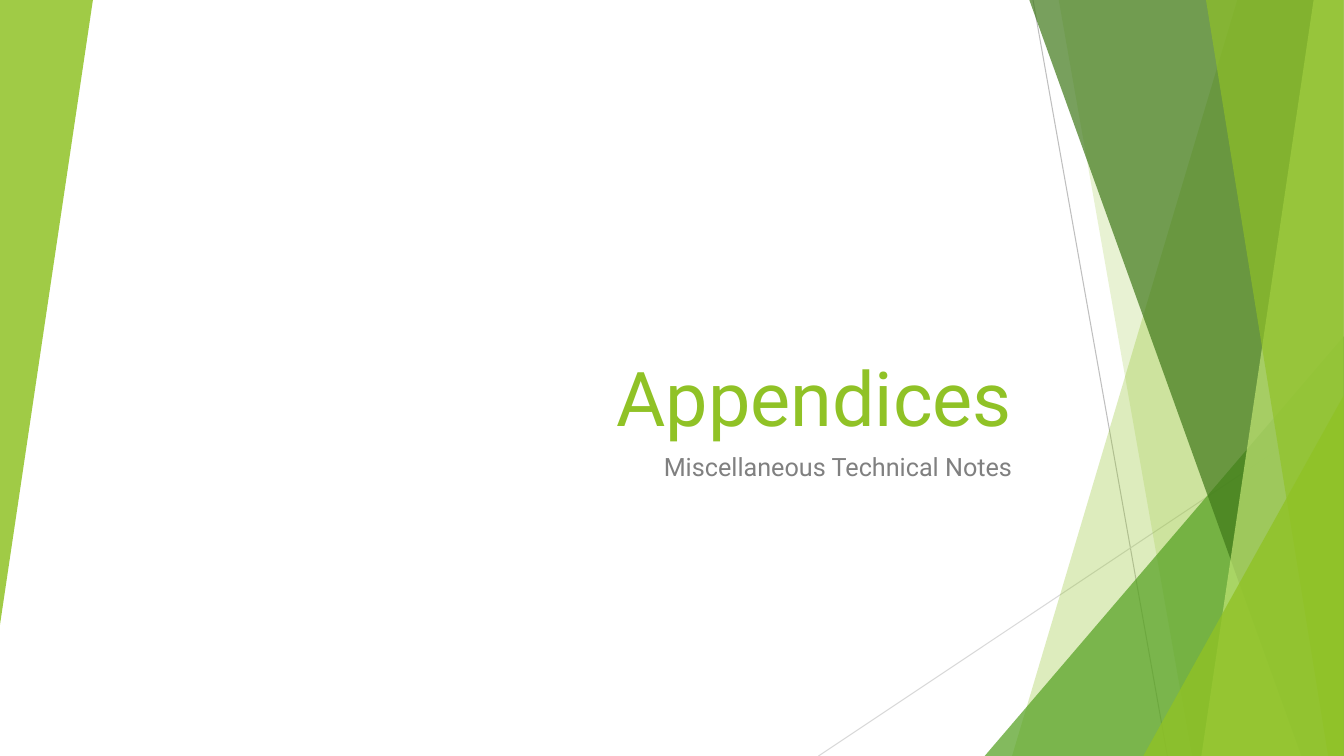
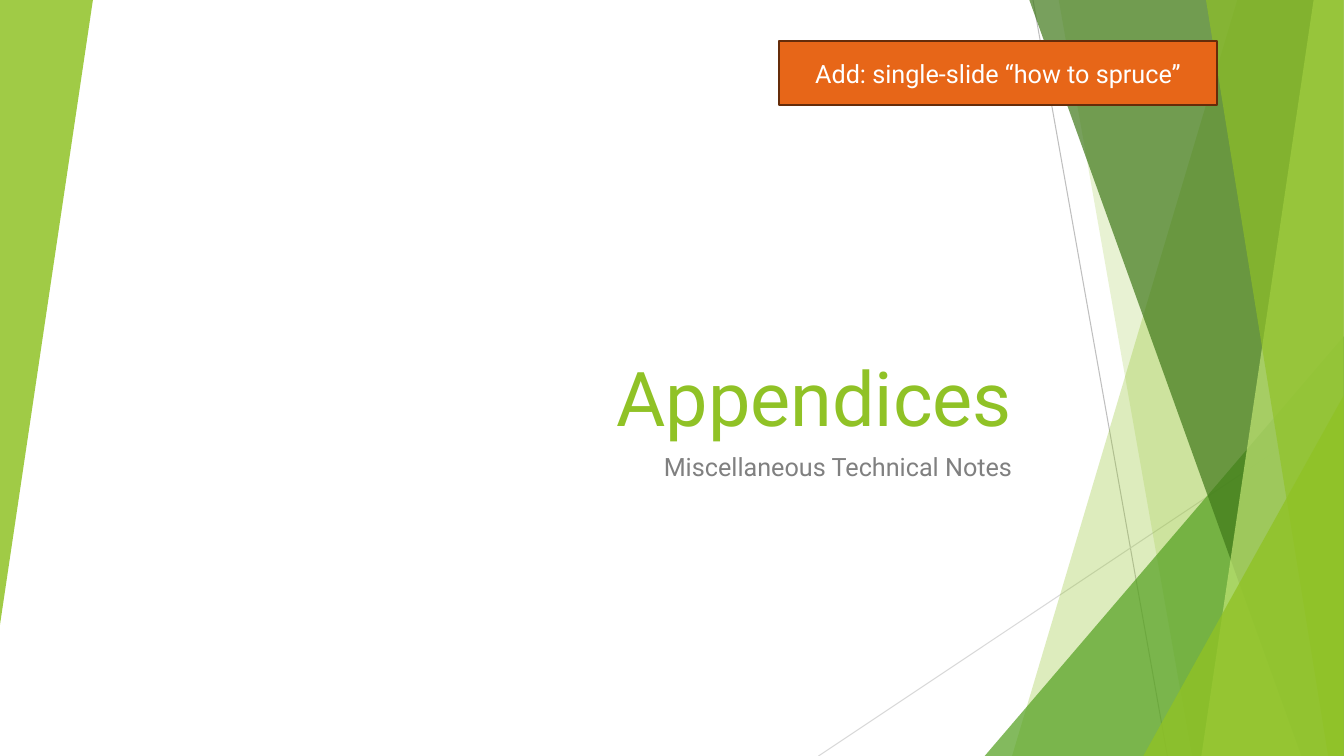
Before and after one commit to AlexLabram/Bonsai, a slide deck: slide 33 of Courseware/Bonsai On A Budget (running).pptx. Drawn at 1344x756 pixels with LibreOffice and Linux fonts; fonts in the diff are those of the drawing. Boxes give left, top, right and bottom in pixels: in the first picture for what was removed or moved away, otherwise in the second. Text is boxed around its words. In the diff, an @@ line names an element or a change of style, - is before the commit and + after.

```diff
--- a/Courseware/Bonsai On A Budget (running).pptx
+++ b/Courseware/Bonsai On A Budget (running).pptx
@@ rectangle added at <box>779,41,1217,106</box>, fill #E76618, outline #652D0B 1.5 pt, 18 pt, text #FFFFFF @@
+Add: single-slide “how to spruce”
```
Also in this commit, not shown: 2 other slides changed.
